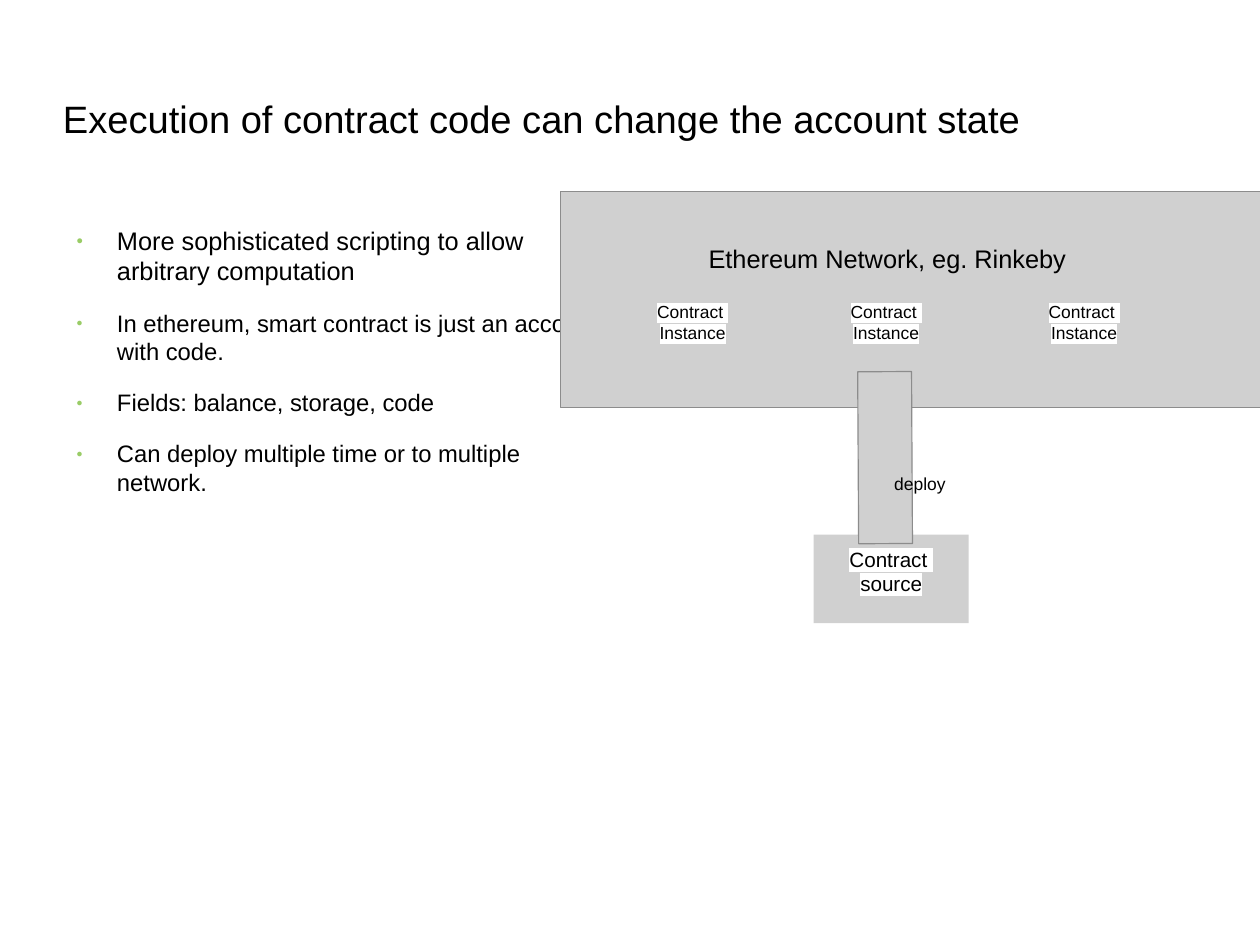
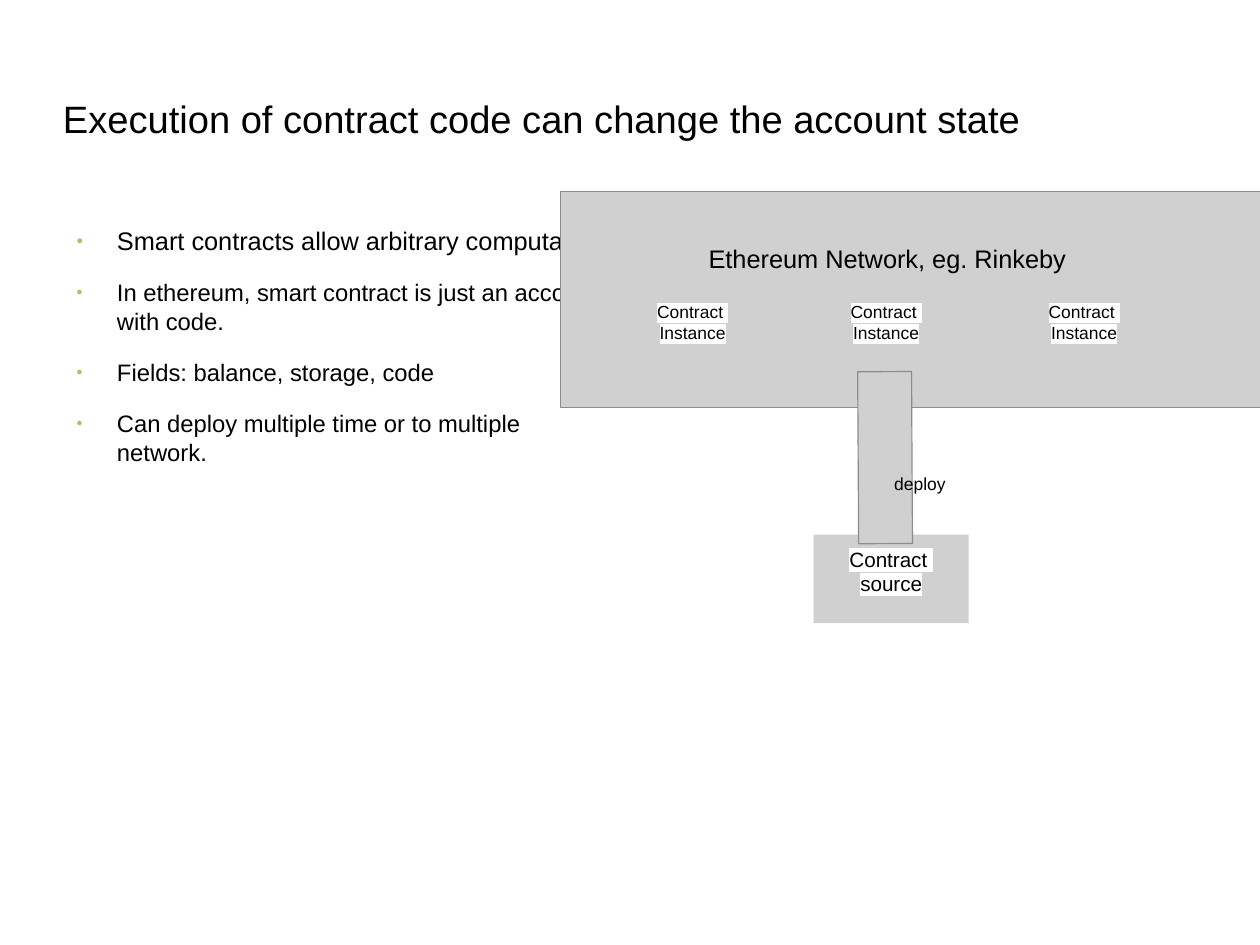
Before and after one commit to s2-t2/blockchain_reputation_system, a slide deck: slide 9 of documents/Presentation/Presentation.odp. Drawn at 1260x945 pixels with LibreOffice and Linux fonts; fonts in the diff are those of the drawing; grey boxes stand for pictures; background and template pictures are left out. Boxes give left, top, right and bottom in pixels: in the first picture for what was removed or moved away, otherwise in the second. Text is boxed around its words. In the diff, an @@ line names an element or a change of style, - is before the commit and + after.

```diff
--- a/documents/Presentation/Presentation.odp
+++ b/documents/Presentation/Presentation.odp
@@ text at (117, 229, 604, 255): text changed @@
-● More sophisticated scripting to allow arbitrary computation
+● Smart contracts allow arbitrary computation
```
Also in this commit, not shown: 2 other slides changed, 3 other files.
